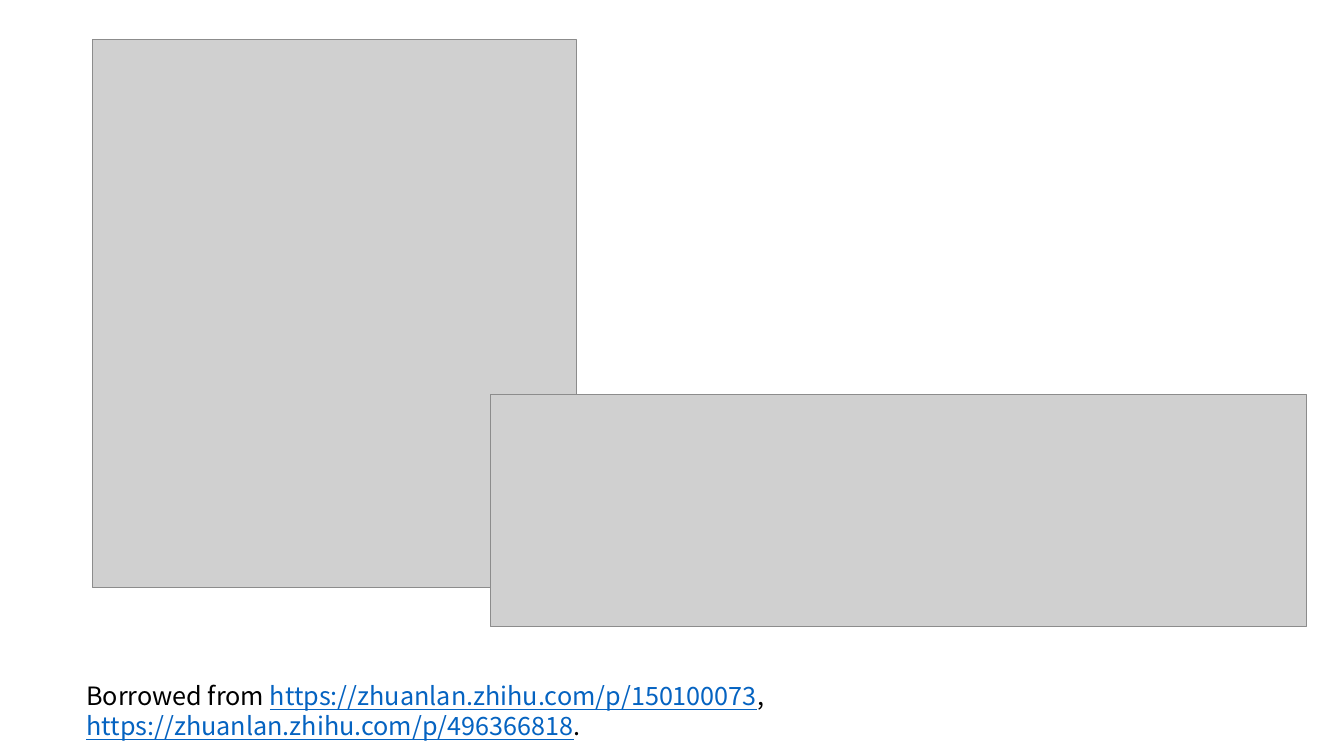
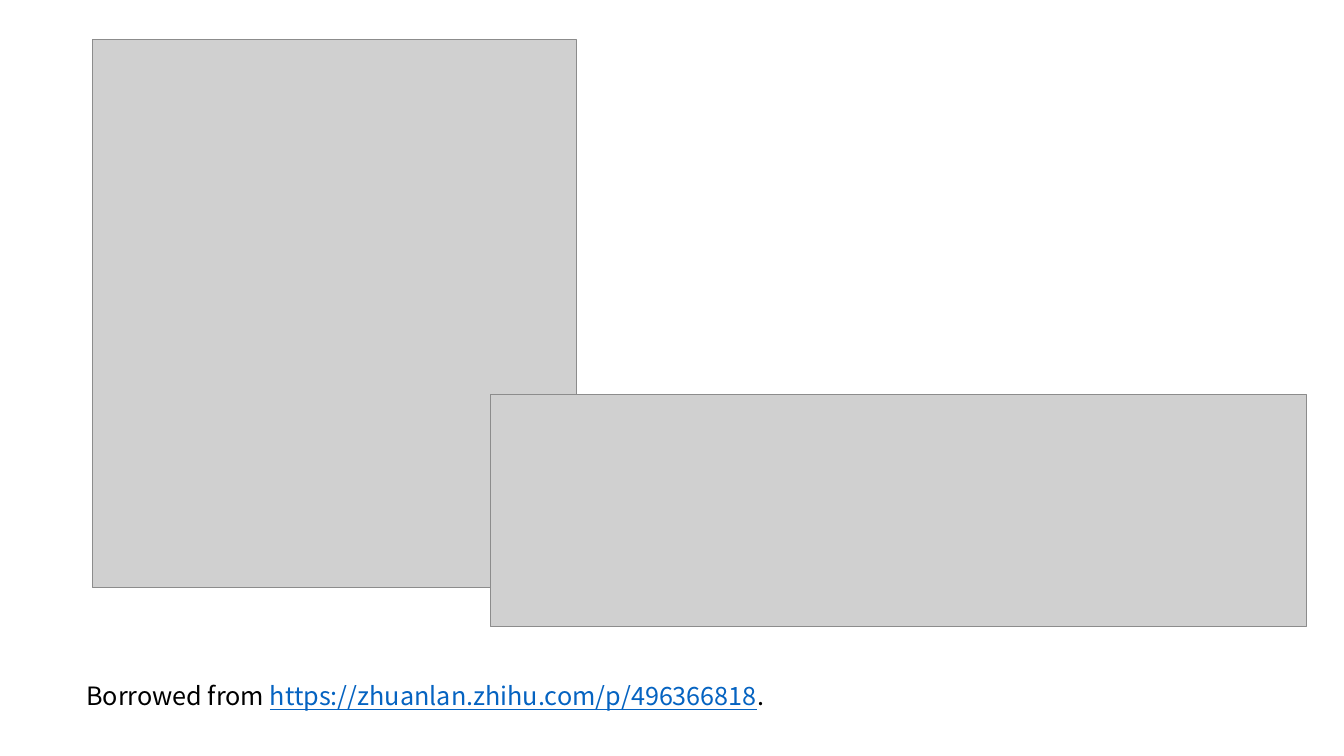
Before and after one commit to KrWriter/ics-recap, a slide deck: slide 6 of malloclab/final.pptx. Drawn at 1344x756 pixels with LibreOffice and Linux fonts; fonts in the diff are those of the drawing; grey boxes stand for pictures. Boxes give left, top, right and bottom in pixels: in the first picture for what was removed or moved away, otherwise in the second. Text is boxed around its words. In the diff, an @@ line names an element or a change of style, - is before the commit and + after.

Commit message:
v2.0

```diff
--- a/malloclab/final.pptx
+++ b/malloclab/final.pptx
@@ text at [86, 684, 764, 711]: text changed @@
-Borrowed from https://zhuanlan.zhihu.com/p/150100073, https://zhuanlan.zhihu.com/p/496366818.
+Borrowed from https://zhuanlan.zhihu.com/p/496366818.
```
Also in this commit, not shown: 4 other slides changed, 4 slides added.
